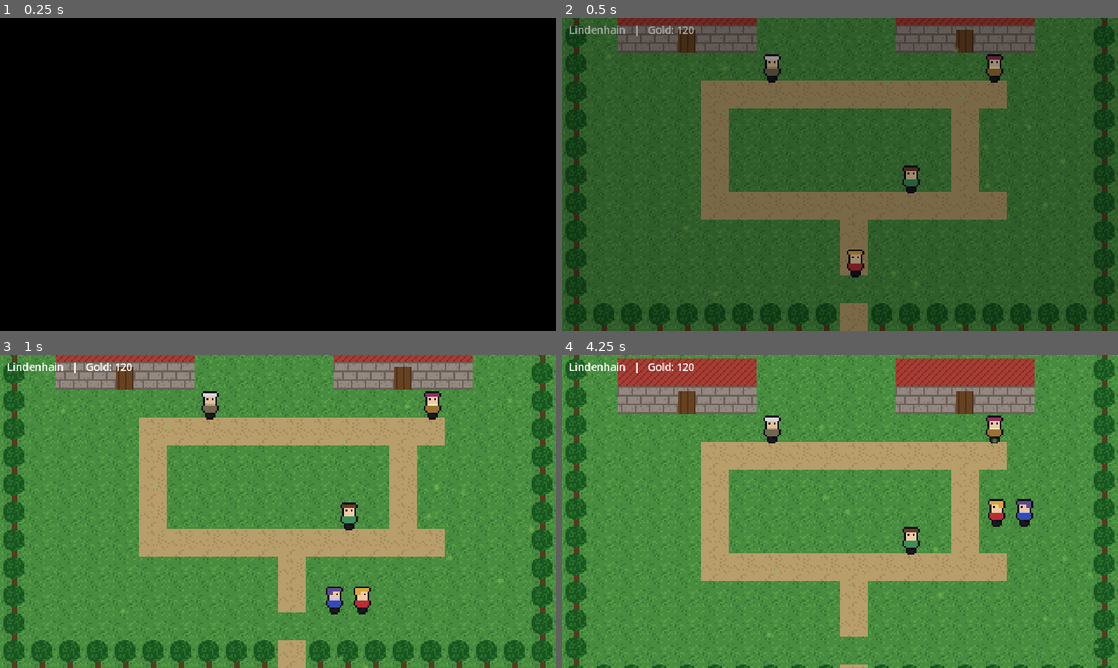
Above: before the commit, frames 1-4 (two rows, left to right).
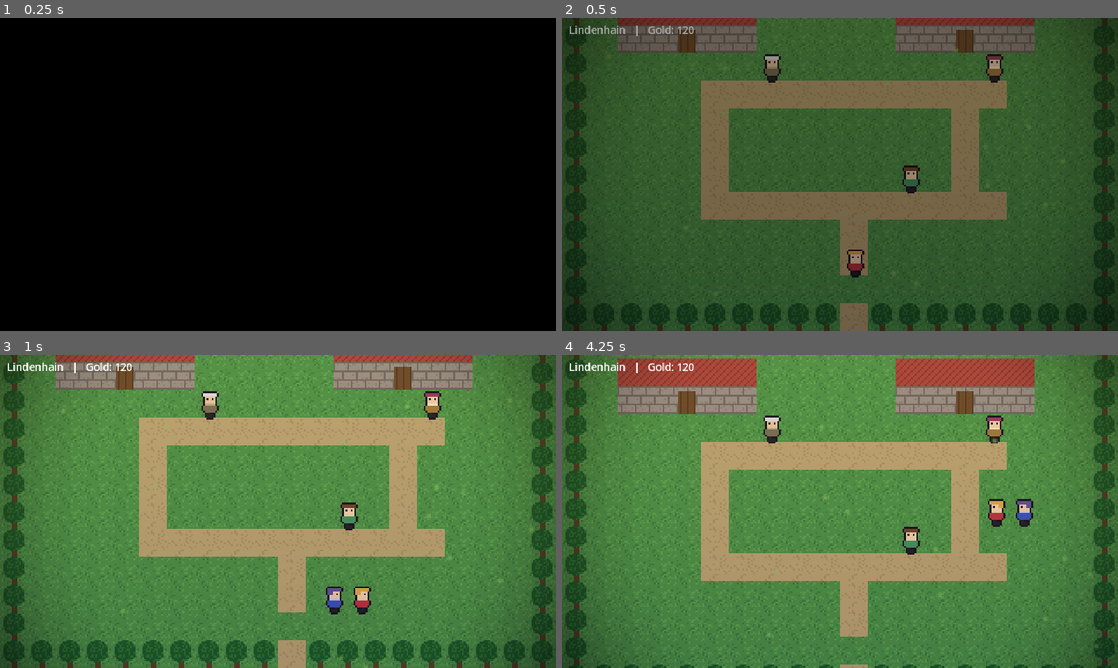
Above: after the commit, the same moments.

Repository: KungFuBrot/RpgGodot
Game: Godot game, scene res://scenes/Main.tscn
The game is run twice, just before and just after one commit, with the same random seed, the same clock (stepped at 60 frames per second) and the same inputs.
Inputs:
- Up to frame 1 (0.25 s): no input
- Up to frame 2 (0.5 s): no input
- Up to frame 3 (1 s): tap Enter at 0.5 s; hold Right (move_right) from 0.53 s (still down); hold Z (confirm) from 0.53 s (still down); tap Space at 0.77 s
- Up to frame 4 (4.25 s): release Right (move_right) at 1.28 s; release Z (confirm) at 1.28 s; hold Down (move_down) 1.28-2.03 s; tap Enter at 1.35, 2.85 s; tap Space at 1.52, 3.02, 3.77 s; hold Right (move_right) 2.03-2.78 s; hold Z (confirm) 2.03-2.78 s; hold Up (move_up) 2.78-3.53 s; hold Left (move_left) from 3.53 s (still down); hold Z (confirm) from 3.53 s (still down)

Frame 1 is identical in both runs. In frame 2, 2.5% of the frame differs, in the area x 0-100%, y 0-100%; in frame 3, 8.6%; in frame 4, 9.2%.

Commit message:
HD-2D style presentation inspired by Octopath Traveler
- God rays: additive light shafts from above, slowly pulsing, warm gold
  in the cave and pale blue in the frost grotto
- Wet-floor reflections: every fighter mirrors faintly beneath its feet
  (animated monsters swap their reflection frame too)
- Additive light pools under all fighters (warm for heroes, cool for
  monsters) on top of the soft shadows
- Floating dust motes drifting through the light (additive, subtle)
- Tilt-shift illusion: soft dark out-of-focus silhouettes along the
  bottom edge that drift slowly
- Cinematic color grading in battle and on all field maps: warm
  highlights up top, cool shadows below, per-map palettes; field maps
  also get a vignette (fixed vignette cache key to respect strength)
- Layout: heroes spread further apart, battle message moved below the
  boss HP bar so they no longer collide
- Verified via automated windowed screenshots of boss, frost and town
  scenes; re-export web build

Co-Authored-By: Claude Fable 5 <noreply@anthropic.com>
Claude-Session: https://claude.ai/code/session_01FCjvfjjxqQi9qw4396xiFx

Diff:
--- a/scripts/Battle.gd
+++ b/scripts/Battle.gd
@@ -48,6 +48,10 @@
 			"stone": Color(0.34, 0.44, 0.58), "stal": Color(0.14, 0.22, 0.36, 0.9),
 			"flame": Color(0.35, 0.80, 1.0), "glow": Color(0.25, 0.70, 1.0, 0.35),
 			"fog": Color(0.70, 0.85, 1.0, 0.09), "hit": Color(0.55, 0.85, 1.0),
+			"ray": Color(0.60, 0.85, 1.0, 0.05), "dust": Color(0.75, 0.92, 1.0, 0.55),
+			"grade_top": Color(0.65, 0.85, 1.0, 0.08), "grade_bottom": Color(0.03, 0.10, 0.35, 0.20),
+			"pool_hero": Color(0.65, 0.90, 1.0, 0.11), "pool_enemy": Color(0.45, 0.80, 1.0, 0.11),
+			"fg": Color(0.02, 0.04, 0.09),
 		}
 	var boss_fight := not boss_def.is_empty()
 	return {
@@ -57,6 +61,10 @@
 		"stone": Color(0.28, 0.24, 0.34), "stal": Color(0.09, 0.06, 0.13, 0.85),
 		"flame": Color(1.0, 0.60, 0.15), "glow": Color(1.0, 0.55, 0.15, 0.35),
 		"fog": Color(0.55, 0.50, 0.75, 0.07), "hit": Color(1.0, 0.4, 0.3),
+		"ray": Color(1.0, 0.80, 0.50, 0.05), "dust": Color(1.0, 0.85, 0.55, 0.50),
+		"grade_top": Color(0.95, 0.65, 0.35, 0.07), "grade_bottom": Color(0.08, 0.10, 0.35, 0.17),
+		"pool_hero": Color(1.0, 0.85, 0.55, 0.12), "pool_enemy": Color(0.70, 0.50, 1.0, 0.10),
+		"fg": Color(0.03, 0.02, 0.06),
 	}
 
 ## ---------- Aufbau ----------
@@ -102,7 +110,10 @@
 		add_child(stone)
 	_add_torch(Vector2(70, 160), pal)
 	_add_torch(Vector2(890, 160), pal)
+	_add_god_rays(pal)
 	_add_fog(pal)
+	_add_dust_motes(pal)
+	_add_foreground_blur(pal)
 	if arena_theme == "frost":
 		_add_snow()
 
@@ -112,9 +123,12 @@
 		var s := Sprite2D.new()
 		s.texture = SpriteFactory.hero_battle(data["id"])
 		s.scale = Vector2(5, 5)
-		var home := Vector2(700 + i * 45, 225 + i * 95)
+		var home := Vector2(692 + i * 56, 205 + i * 133)
 		s.position = home + Vector2(340, 0)
-		_attach_shadow(s, 11, 3, s.texture.get_height() * 0.5 - 1.0)
+		var foot_h: float = s.texture.get_height() * 0.5 - 1.0
+		_attach_shadow(s, 11, 3, foot_h)
+		_attach_glow_pool(s, foot_h, pal["pool_hero"])
+		_attach_reflection(s, foot_h)
 		add_child(s)
 		heroes.append({"data": data, "sprite": s, "home": home, "ult_used": false})
 
@@ -124,19 +138,25 @@
 		var s := Sprite2D.new()
 		s.texture = SpriteFactory.enemy(def["sprite"])
 		s.scale = Vector2(7, 7) if is_boss else Vector2(6, 6)
-		var home := Vector2(215, 232) if is_boss else Vector2(225 + (i % 2) * 100, 190 + i * 90)
+		var home := Vector2(215, 232) if is_boss else Vector2(225 + (i % 2) * 100, 180 + i * 88)
 		s.position = home - Vector2(500, 0)
+		var refl: Sprite2D
 		if is_boss:
 			var foot: float = s.texture.get_height() * 0.5 + 0.5
 			_attach_shadow(s, 13, 3, foot)
+			_attach_glow_pool(s, foot, pal["pool_enemy"])
+			refl = _attach_reflection(s, foot, 0.10)
 			_attach_boss_aura(s, def.get("theme", "bone"))
 		else:
-			_attach_shadow(s, 9, 3, s.texture.get_height() * 0.5 - 1.0)
+			var foot_e: float = s.texture.get_height() * 0.5 - 1.0
+			_attach_shadow(s, 9, 3, foot_e)
+			_attach_glow_pool(s, foot_e, pal["pool_enemy"])
+			refl = _attach_reflection(s, foot_e)
 		add_child(s)
 		enemies.append({"name": def["name"], "hp": def["hp"], "max_hp": def["hp"],
 			"atk": def["atk"], "def": def["def"], "gold": def["gold"],
 			"sprite": s, "home": home, "alive": true, "is_boss": is_boss,
-			"id": def["sprite"], "frame": 0, "acts": 0, "enraged": false})
+			"id": def["sprite"], "frame": 0, "acts": 0, "enraged": false, "refl": refl})
 
 ## Weicher Schatten unter einem Kämpfer (als Kind, skaliert also mit).
 func _attach_shadow(s: Sprite2D, rx: int, ry: int, foot_y: float) -> void:
@@ -147,6 +167,33 @@
 	sh.z_index = -1
 	sh.show_behind_parent = true
 	s.add_child(sh)
+
+## Additiver Lichtkreis unter dem Kämpfer — hebt ihn wie ein Spot hervor.
+func _attach_glow_pool(s: Sprite2D, foot_y: float, color: Color) -> void:
+	var pool := Sprite2D.new()
+	pool.texture = SpriteFactory.circle(20, color)
+	pool.texture_filter = CanvasItem.TEXTURE_FILTER_LINEAR
+	pool.position = Vector2(0, foot_y)
+	pool.scale = Vector2(1.6, 0.5)
+	pool.z_index = -1
+	pool.show_behind_parent = true
+	var mat := CanvasItemMaterial.new()
+	mat.blend_mode = CanvasItemMaterial.BLEND_MODE_ADD
+	pool.material = mat
+	s.add_child(pool)
+
+## Gespiegeltes Abbild unter den Füßen — der „nasse Boden“-Look aus HD-2D-Spielen.
+func _attach_reflection(s: Sprite2D, foot_y: float, alpha := 0.15) -> Sprite2D:
+	var r := Sprite2D.new()
+	r.texture = s.texture
+	r.flip_v = true
+	r.flip_h = s.flip_h
+	r.position = Vector2(0, foot_y * 2.0 + 1.0)
+	r.modulate = Color(1, 1, 1, alpha)
+	r.z_index = -2
+	r.show_behind_parent = true
+	s.add_child(r)
+	return r
 
 ## Pulsierende Aura + aufsteigende Glut hinter dem Boss (rot bzw. eisblau).
 func _attach_boss_aura(s: Sprite2D, theme: String) -> void:
@@ -218,6 +265,69 @@
 	flame.z_index = -8
 	add_child(flame)
 
+## Lichtschächte von oben (HD-2D-Look): additive Keile, die sanft pulsieren.
+func _add_god_rays(pal: Dictionary) -> void:
+	for i in 4:
+		var ray := Polygon2D.new()
+		var w := 55.0 + (i % 2) * 45.0
+		ray.polygon = PackedVector2Array([Vector2(-w * 0.25, 0), Vector2(w * 0.25, 0),
+			Vector2(w, 580), Vector2(-w, 580)])
+		ray.color = pal["ray"]
+		ray.position = Vector2(150 + i * 220.0, -20)
+		ray.rotation = 0.14 - i * 0.07
+		ray.z_index = -3
+		var mat := CanvasItemMaterial.new()
+		mat.blend_mode = CanvasItemMaterial.BLEND_MODE_ADD
+		ray.material = mat
+		add_child(ray)
+		var pulse := ray.create_tween().set_loops()
+		pulse.tween_property(ray, "modulate:a", 0.35, 2.2 + i * 0.5) \
+			.set_trans(Tween.TRANS_SINE).set_ease(Tween.EASE_IN_OUT)
+		pulse.tween_property(ray, "modulate:a", 1.0, 2.2 + i * 0.5) \
+			.set_trans(Tween.TRANS_SINE).set_ease(Tween.EASE_IN_OUT)
+
+## Im Licht schwebende Staubkörnchen (additiv, sehr subtil).
+func _add_dust_motes(pal: Dictionary) -> void:
+	var dust := CPUParticles2D.new()
+	dust.position = Vector2(480, 300)
+	dust.amount = 26
+	dust.lifetime = 9.0
+	dust.preprocess = 9.0
+	dust.emission_shape = CPUParticles2D.EMISSION_SHAPE_RECTANGLE
+	dust.emission_rect_extents = Vector2(500, 260)
+	dust.direction = Vector2(0.3, -1)
+	dust.spread = 40.0
+	dust.gravity = Vector2.ZERO
+	dust.initial_velocity_min = 3.0
+	dust.initial_velocity_max = 9.0
+	dust.scale_amount_min = 0.4
+	dust.scale_amount_max = 1.0
+	dust.color = pal["dust"]
+	dust.texture = SpriteFactory.circle(2, Color.WHITE)
+	dust.z_index = -2
+	var mat := CanvasItemMaterial.new()
+	mat.blend_mode = CanvasItemMaterial.BLEND_MODE_ADD
+	dust.material = mat
+	add_child(dust)
+
+## Unscharfe dunkle Vordergrund-Silhouetten unten im Bild (Tilt-Shift-Illusion).
+func _add_foreground_blur(pal: Dictionary) -> void:
+	var spots := [Vector2(70, 545), Vector2(500, 570), Vector2(900, 550)]
+	for i in spots.size():
+		var blob := Sprite2D.new()
+		blob.texture = SpriteFactory.circle(60, pal["fg"])
+		blob.texture_filter = CanvasItem.TEXTURE_FILTER_LINEAR
+		blob.position = spots[i]
+		blob.scale = Vector2(3.6 + i * 0.6, 1.5)
+		blob.modulate.a = 0.75
+		blob.z_index = 15
+		add_child(blob)
+		var drift := blob.create_tween().set_loops()
+		drift.tween_property(blob, "position:x", blob.position.x + 18.0 + i * 6.0, 6.0 + i * 1.5) \
+			.set_trans(Tween.TRANS_SINE).set_ease(Tween.EASE_IN_OUT)
+		drift.tween_property(blob, "position:x", blob.position.x, 6.0 + i * 1.5) \
+			.set_trans(Tween.TRANS_SINE).set_ease(Tween.EASE_IN_OUT)
+
 ## Träge dahinziehende Nebelschwaden geben dem Bild Tiefe.
 func _add_fog(pal: Dictionary) -> void:
 	for i in 4:
@@ -265,7 +375,10 @@
 		for e in enemies:
 			if e["alive"] and not e["is_boss"] and SpriteFactory.enemy_has_anim(e["id"]):
 				e["frame"] = 1 - e["frame"]
-				(e["sprite"] as Sprite2D).texture = SpriteFactory.enemy_frame(e["id"], e["frame"]))
+				var tex := SpriteFactory.enemy_frame(e["id"], e["frame"])
+				(e["sprite"] as Sprite2D).texture = tex
+				if is_instance_valid(e["refl"]):
+					(e["refl"] as Sprite2D).texture = tex)
 	add_child(frame_timer)
 	var glint_timer := Timer.new()
 	glint_timer.wait_time = 2.6
@@ -302,6 +415,15 @@
 	var layer := CanvasLayer.new()
 	add_child(layer)
 	ui_layer = layer
+	# Filmisches Color-Grading: warmes Licht oben, kühle Schatten unten.
+	var pal := _palette()
+	var grade := TextureRect.new()
+	grade.texture = SpriteFactory.gradient(8, 64, pal["grade_top"], pal["grade_bottom"])
+	grade.texture_filter = CanvasItem.TEXTURE_FILTER_LINEAR
+	grade.stretch_mode = TextureRect.STRETCH_SCALE
+	grade.set_anchors_preset(Control.PRESET_FULL_RECT)
+	grade.mouse_filter = Control.MOUSE_FILTER_IGNORE
+	layer.add_child(grade)
 	# Vignette für den Kino-Look
 	var vig := TextureRect.new()
 	vig.texture = SpriteFactory.vignette(240, 135)
@@ -346,7 +468,7 @@
 		h["hp_fill"] = _make_bar(bars, BAR_W, 10, Color(0.35, 0.95, 0.45))
 		h["mp_fill"] = _make_bar(bars, 110, 10, Color(0.35, 0.55, 1.0))
 	msg_label = Label.new()
-	msg_label.position = Vector2(30, 18)
+	msg_label.position = Vector2(30, 84)
 	msg_label.add_theme_font_size_override("font_size", 22)
 	msg_label.add_theme_color_override("font_outline_color", Color.BLACK)
 	msg_label.add_theme_constant_override("outline_size", 6)
--- a/scripts/Field.gd
+++ b/scripts/Field.gd
@@ -310,10 +310,35 @@
 
 ## ---------- UI ----------
 
+# Color-Grade je Karte: [oben (Licht), unten (Schatten)] — HD-2D-Filmlook.
+const GRADES := {
+	"town": [Color(1.0, 0.85, 0.55, 0.08), Color(0.15, 0.10, 0.35, 0.12)],
+	"world": [Color(1.0, 0.90, 0.65, 0.06), Color(0.10, 0.12, 0.35, 0.10)],
+	"dungeon": [Color(0.55, 0.35, 0.75, 0.07), Color(0.05, 0.03, 0.15, 0.20)],
+	"dungeon2": [Color(0.60, 0.85, 1.0, 0.09), Color(0.02, 0.08, 0.30, 0.18)],
+}
+
 func _build_ui() -> void:
 	ui = CanvasLayer.new()
 	ui.layer = 10
 	add_child(ui)
+
+	# Filmisches Color-Grading + Vignette über der ganzen Karte
+	var g: Array = GRADES.get(map_id, GRADES["world"])
+	var grade := TextureRect.new()
+	grade.texture = SpriteFactory.gradient(8, 64, g[0], g[1])
+	grade.texture_filter = CanvasItem.TEXTURE_FILTER_LINEAR
+	grade.stretch_mode = TextureRect.STRETCH_SCALE
+	grade.set_anchors_preset(Control.PRESET_FULL_RECT)
+	grade.mouse_filter = Control.MOUSE_FILTER_IGNORE
+	ui.add_child(grade)
+	var vig := TextureRect.new()
+	vig.texture = SpriteFactory.vignette(240, 135, 0.45)
+	vig.texture_filter = CanvasItem.TEXTURE_FILTER_LINEAR
+	vig.stretch_mode = TextureRect.STRETCH_SCALE
+	vig.set_anchors_preset(Control.PRESET_FULL_RECT)
+	vig.mouse_filter = Control.MOUSE_FILTER_IGNORE
+	ui.add_child(vig)
 
 	hud = Label.new()
 	hud.position = Vector2(12, 8)
--- a/scripts/SpriteFactory.gd
+++ b/scripts/SpriteFactory.gd
@@ -664,7 +664,7 @@
 
 ## Vignette: dunkler Rand, transparente Mitte — moderner Kino-Look.
 static func vignette(w: int, h: int, strength := 0.55) -> Texture2D:
-	var key := "vig_%d_%d" % [w, h]
+	var key := "vig_%d_%d_%.2f" % [w, h, strength]
 	if _cache.has(key):
 		return _cache[key]
 	var img := _img(w, h)
